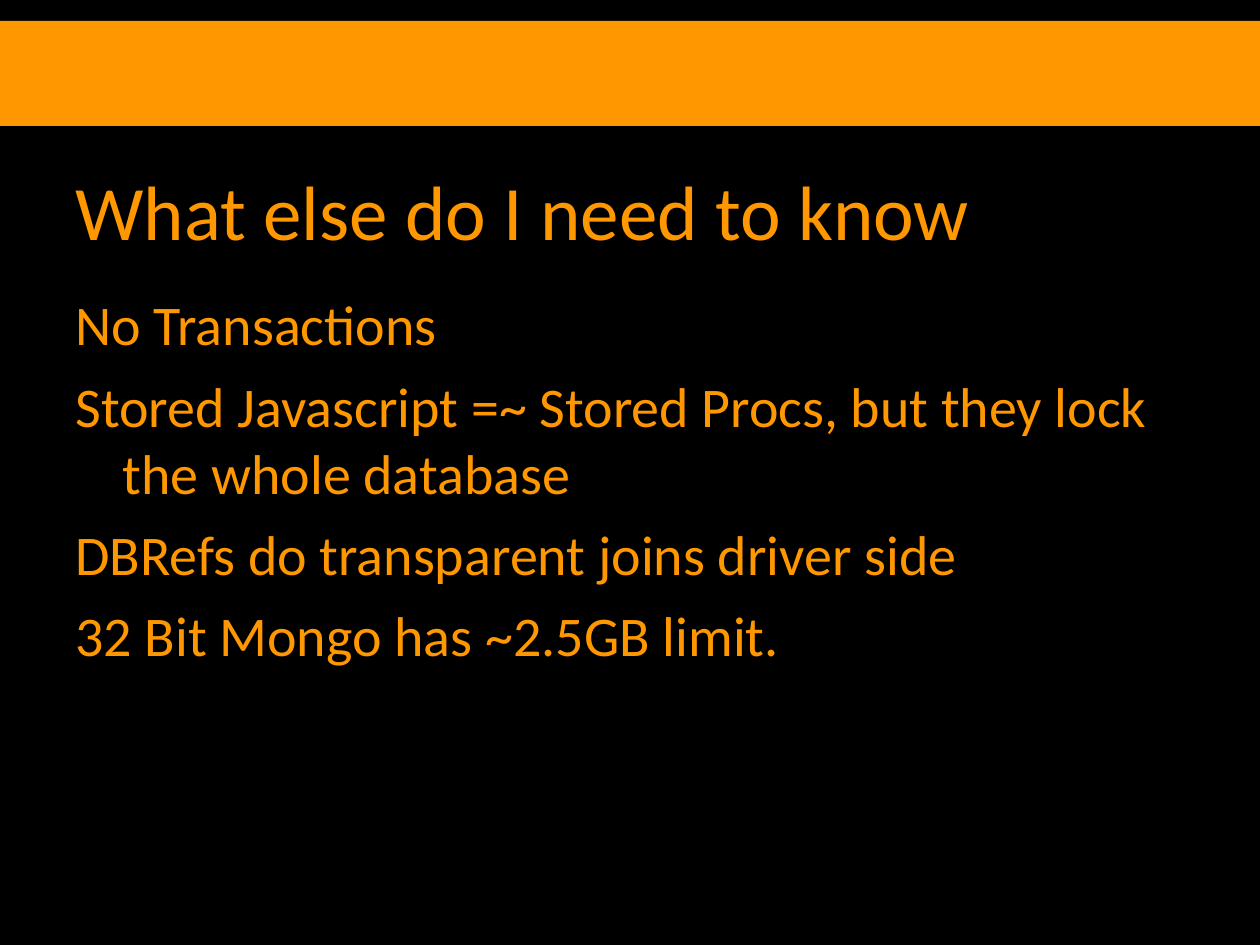
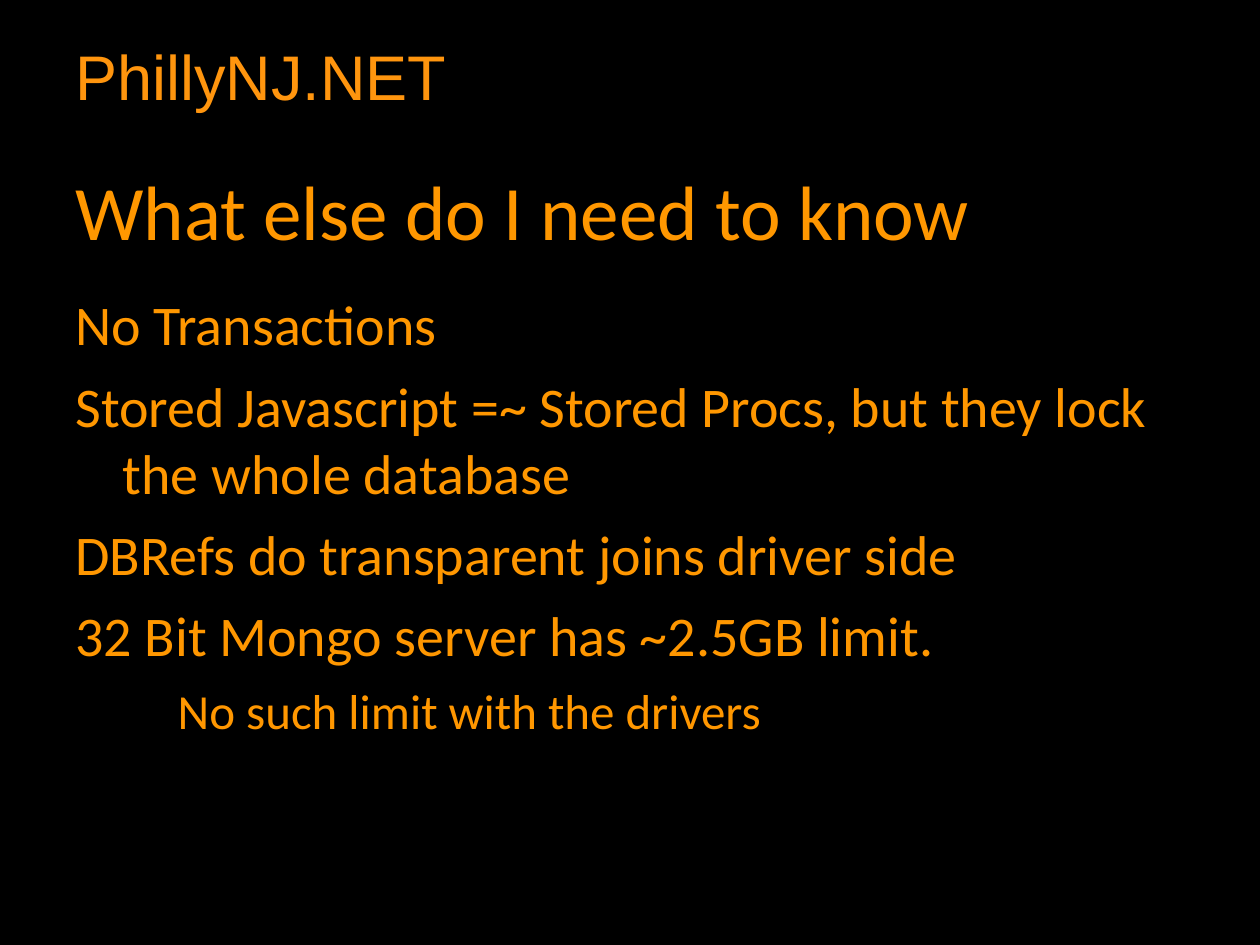
Before and after one commit to zippy1981/CodeCampNYC_Mongo, a slide deck: slide 7 of Slides.odp (slide 8 before the commit). Drawn at 1260x945 pixels with LibreOffice and Linux fonts; fonts in the diff are those of the drawing; background and template pictures are left out. Boxes give left, top, right and bottom in pixels: in the first picture for what was removed or moved away, otherwise in the second. Text is boxed around its words. In the diff, an @@ line names an element or a change of style, - is before the commit and + after.

Commit message:
Use the modern version of the driver. Use nuget.

```diff
--- a/Slides.odp
+++ b/Slides.odp
@@ rectangle removed at bbox=[0, 21, 1260, 126] @@
@@ text added at bbox=[75, 54, 446, 112], 36 pt, text #FF950E @@
+PhillyNJ.NET
@@ text at bbox=[75, 617, 933, 730]: text changed @@
-32 Bit Mongo has ~2.5GB limit.
+32 Bit Mongo server has ~2.5GB limit.
+  – No such limit with the drivers
```
Also in this commit, not shown: 10 other slides changed, 6 slides added, 3 slides removed, 34 other files.
